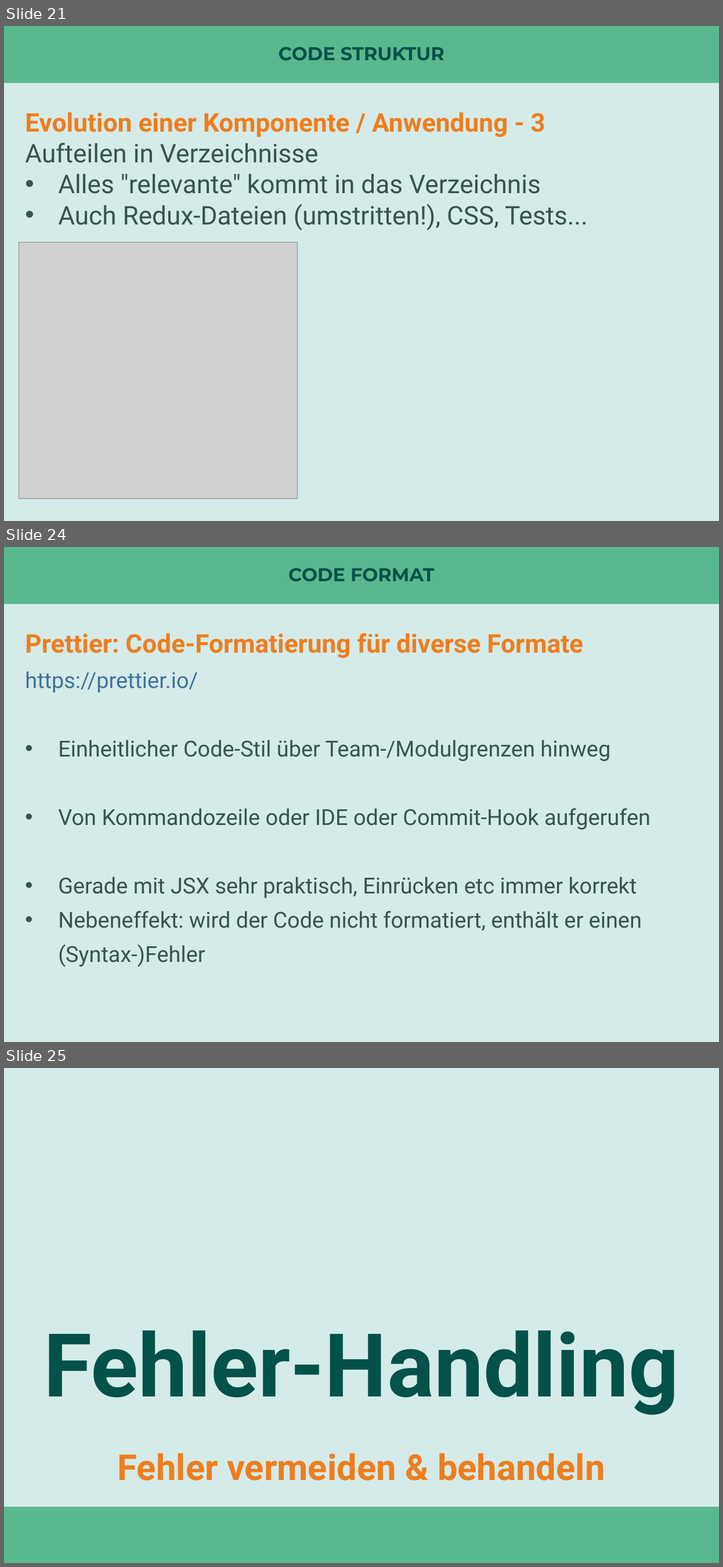
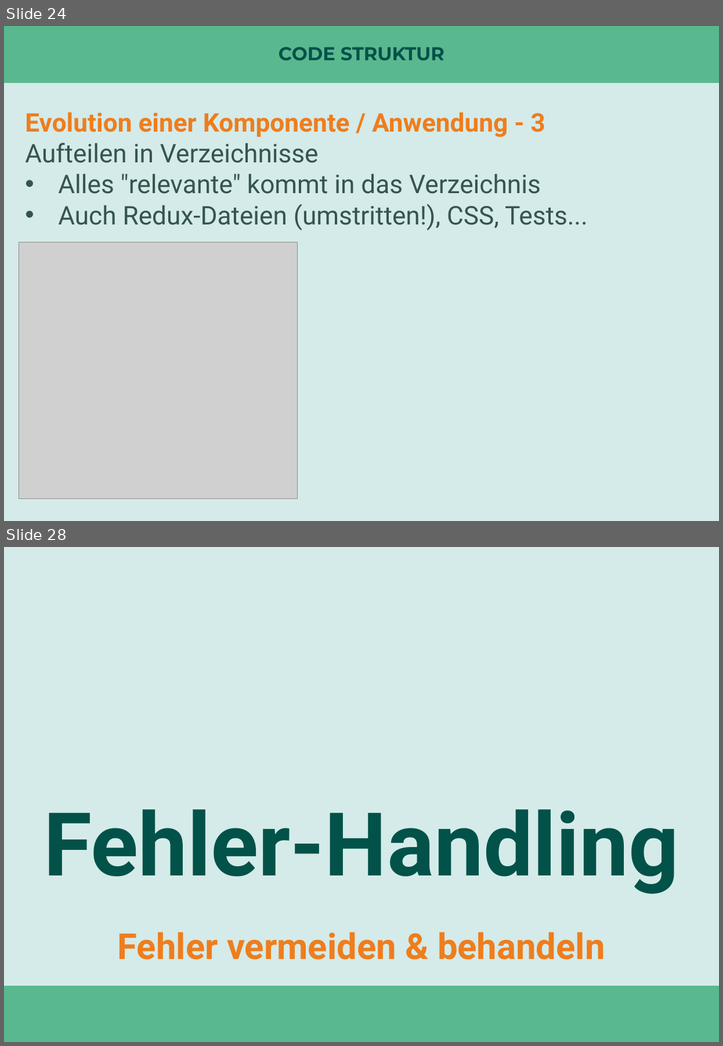
Before and after one commit to nilshartmann/react-talk, a slide deck: react-in-enterprise-anwendungen.pptx. Shown one above the other, each under a label of ours: slides 21, 24 and 25 before the commit, slides 24 and 28 after it; the slides between them are not shown. The pictures are 723x1567 and 723x1046 pixels, drawn with LibreOffice and Linux fonts; fonts in the diff are those of the drawing; grey boxes stand for pictures. Boxes give left, top, right and bottom in pixels: in the first picture for what was removed or moved away, otherwise in the second. Text is boxed around its words. In the diff, an @@ line names an element or a change of style, - is before the commit and + after.

```diff
--- a/react-in-enterprise-anwendungen.pptx
+++ b/react-in-enterprise-anwendungen.pptx
@@ slide 24 removed at (4, 547, 719, 1042), background #D4EBE9; not listed: 1 template element that a slide beside it also shows @@
@@ title removed at (288, 568, 434, 581) @@
-CODE FORMAT
@@ text removed at (25, 633, 650, 967) @@
-Prettier: Code-Formatierung für diverse Formate
-https://prettier.io/
-• Einheitlicher Code-Stil über Team-/Modulgrenzen hinweg
-• Von Kommandozeile oder IDE oder Commit-Hook aufgerufen
-• Gerade mit JSX sehr praktisch, Einrücken etc immer korrekt
-• Nebeneffekt: wird der Code nicht formatiert, enthält er einen (Syntax-)Fehler
@@ what was slide 21 is now slide 24 @@
@@ what was slide 25 is now slide 28 @@
```
Also in this commit, not shown: 3 slides changed, 4 slides added, 1 other file.
